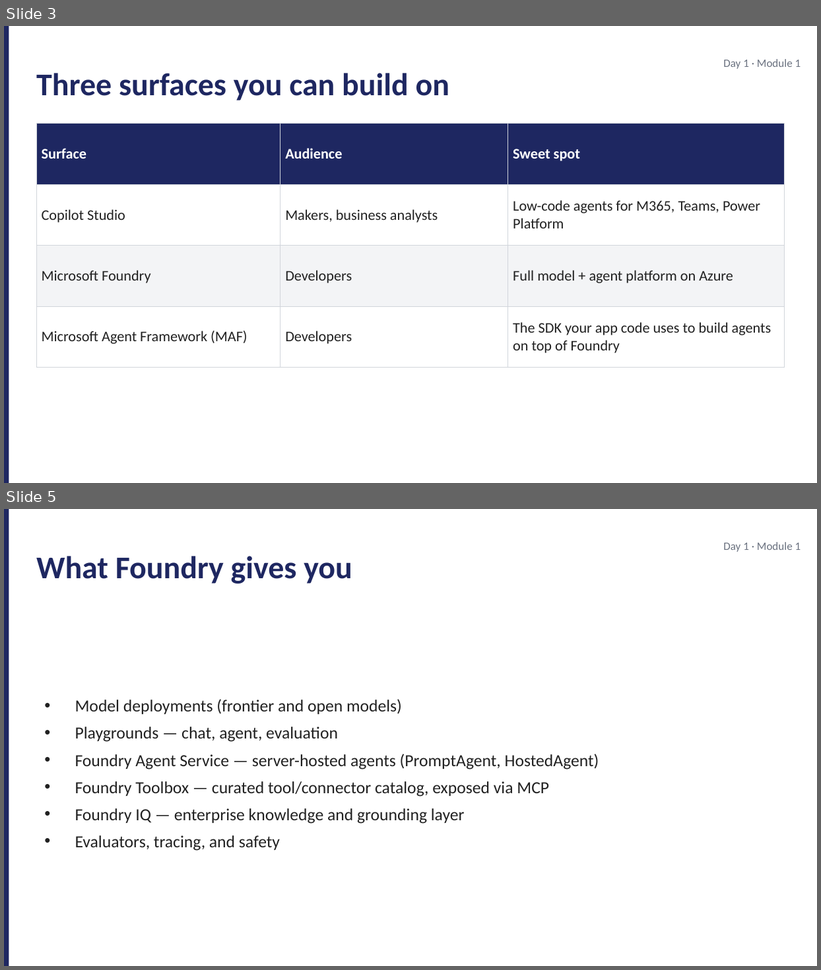
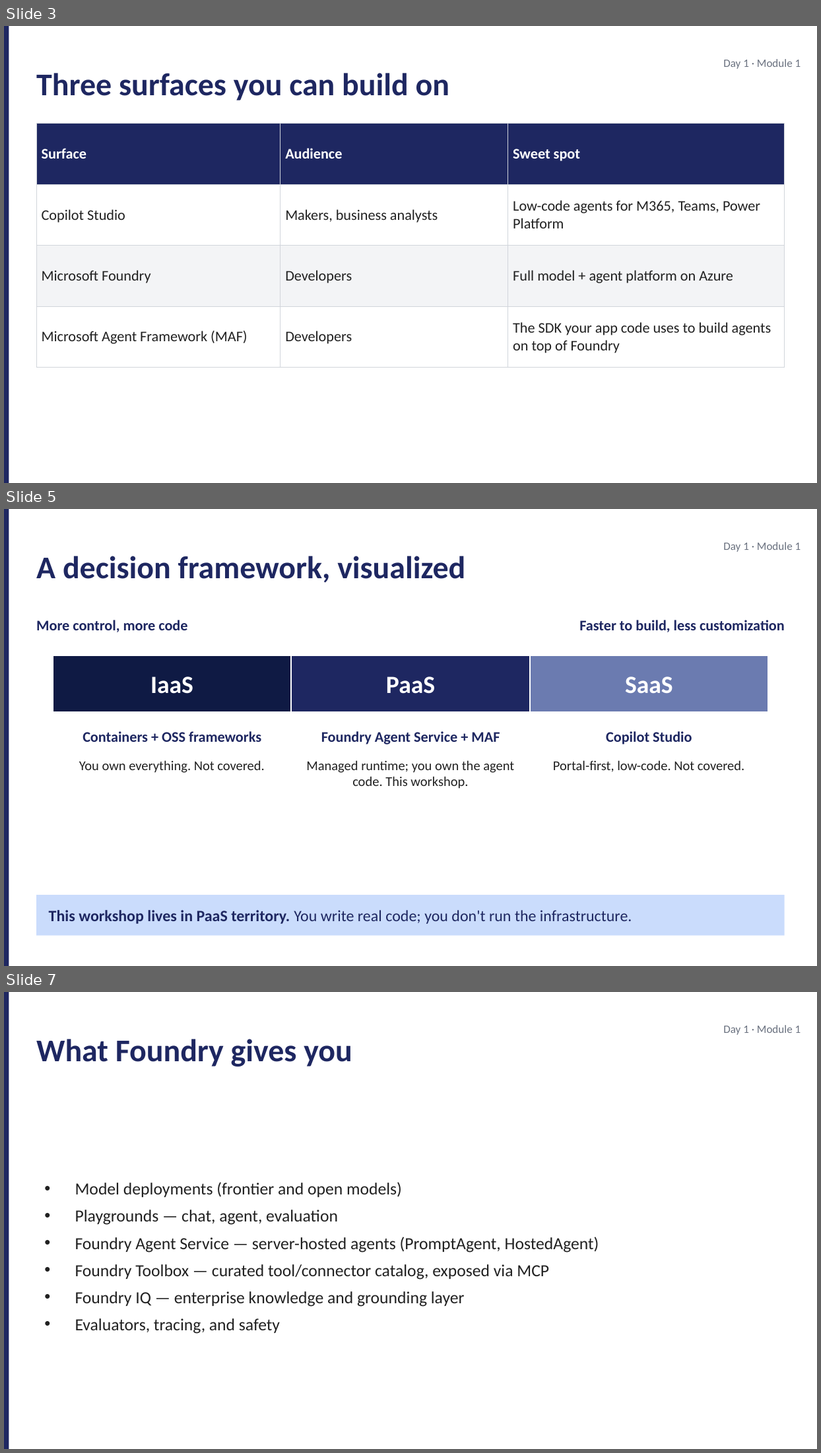
Before and after one commit to JimPiquant/Building-AI-Apps-and-Agents, a slide deck: decks/day1/module-1-landscape.pptx. Shown one above the other, each under a label of ours: slides 3 and 5 before the commit, slides 3, 5 and 7 after it; the slides between them are not shown. The pictures are 821x970 and 821x1453 pixels, drawn with LibreOffice and Linux fonts; fonts in the diff are those of the drawing. Boxes give left, top, right and bottom in pixels: in the first picture for what was removed or moved away, otherwise in the second. Text is boxed around its words. In the diff, an @@ line names an element or a change of style, - is before the commit and + after.

```diff
--- a/decks/day1/module-1-landscape.pptx
+++ b/decks/day1/module-1-landscape.pptx
@@ slide 5 added at [4,509,817,966], background #FFFFFF @@
@@ rectangle added at [4,509,9,966], fill #1E2761 @@
@@ text added at [723,542,801,552], 10 pt, text #6B7280 @@
+Day 1 · Module 1
@@ text added at [36,556,465,583], 28 pt, text #1E2761, bold @@
+A decision framework, visualized
@@ text added at [36,620,187,632], 13 pt, text #1E2761, bold @@
+More control, more code
@@ text added at [580,620,785,632], 13 pt, text #1E2761, bold @@
+Faster to build, less customization
@@ rectangle added at [53,656,291,712], fill #0F1A44, outline #FFFFFF 1 pt @@
@@ rectangle added at [291,656,529,712], fill #1E2761, outline #FFFFFF 1 pt @@
@@ rectangle added at [530,656,768,712], fill #6B7BB0, outline #FFFFFF 1 pt @@
@@ text added at [151,677,193,694], 22 pt, text #FFFFFF, bold @@
+IaaS
@@ text added at [386,677,435,694], 22 pt, text #FFFFFF, bold @@
+PaaS
@@ text added at [625,677,673,693], 22 pt, text #FFFFFF, bold @@
+SaaS
@@ text added at [83,731,261,742], 13 pt, text #1E2761, bold @@
+Containers + OSS frameworks
@@ text added at [321,731,500,745], 13 pt, text #1E2761, bold @@
+Foundry Agent Service + MAF
@@ text added at [606,731,692,745], 13 pt, text #1E2761, bold @@
+Copilot Studio
@@ text added at [79,760,265,773], 12 pt, text #212121 @@
+You own everything. Not covered.
@@ text added at [306,760,514,789], 12 pt, text #212121 @@
+Managed runtime; you own the agent code. This workshop.
@@ text added at [553,760,745,772], 12 pt, text #212121 @@
+Portal-first, low-code. Not covered.
@@ rectangle added at [36,895,785,936], fill #CADCFC @@
@@ text added at [49,910,632,924], 14 pt, text #1E2761 @@
+This workshop lives in PaaS territory. You write real code; you don't run the infrastructure.
@@ what was slide 5 is now slide 7 @@
```
Also in this commit, not shown: 2 other slides added, 1 slide removed, 9 other files.
